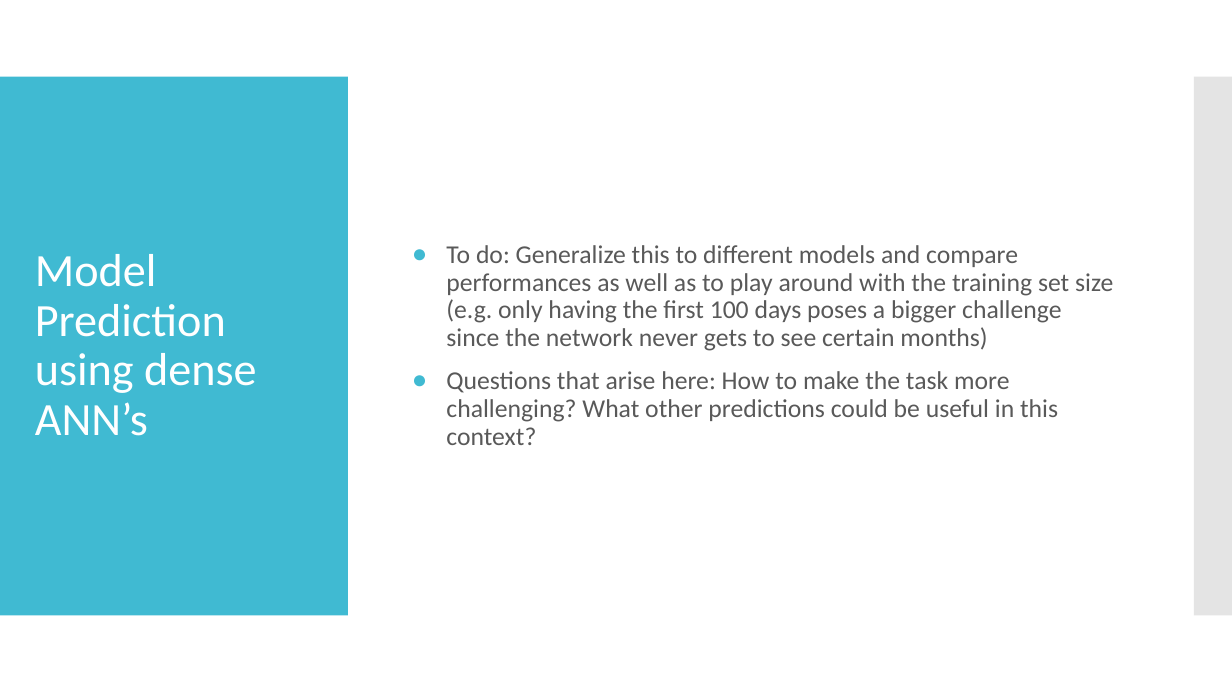
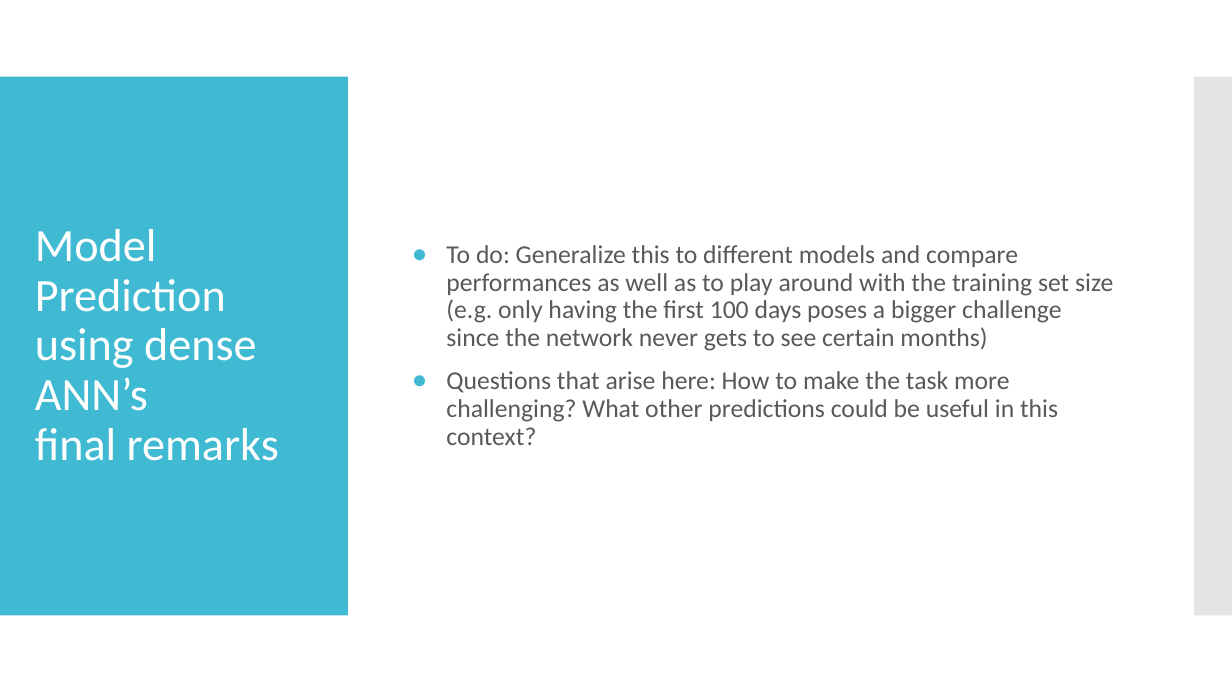
Before and after one commit to Deltares-Climate-Change/Deltares-Climate-Change, a slide deck: slide 19 of Presentations/Climate Change project update week 3 copy simon.pptx (slide 12 before the commit). Drawn at 1232x693 pixels with LibreOffice and Linux fonts; fonts in the diff are those of the drawing. Boxes give left, top, right and bottom in pixels: in the first picture for what was removed or moved away, otherwise in the second. Text is boxed around its words. In the diff, an @@ line names an element or a change of style, - is before the commit and + after.

```diff
--- a/Presentations/Climate Change project update week 3 copy simon.pptx
+++ b/Presentations/Climate Change project update week 3 copy simon.pptx
@@ title at <box>35,229,279,461</box>: text changed @@
-Model Prediction using dense ANN’s
+Model Prediction using dense ANN’s
+final remarks
```
Also in this commit, not shown: 5 other slides changed, 7 slides added, 8 other files.
